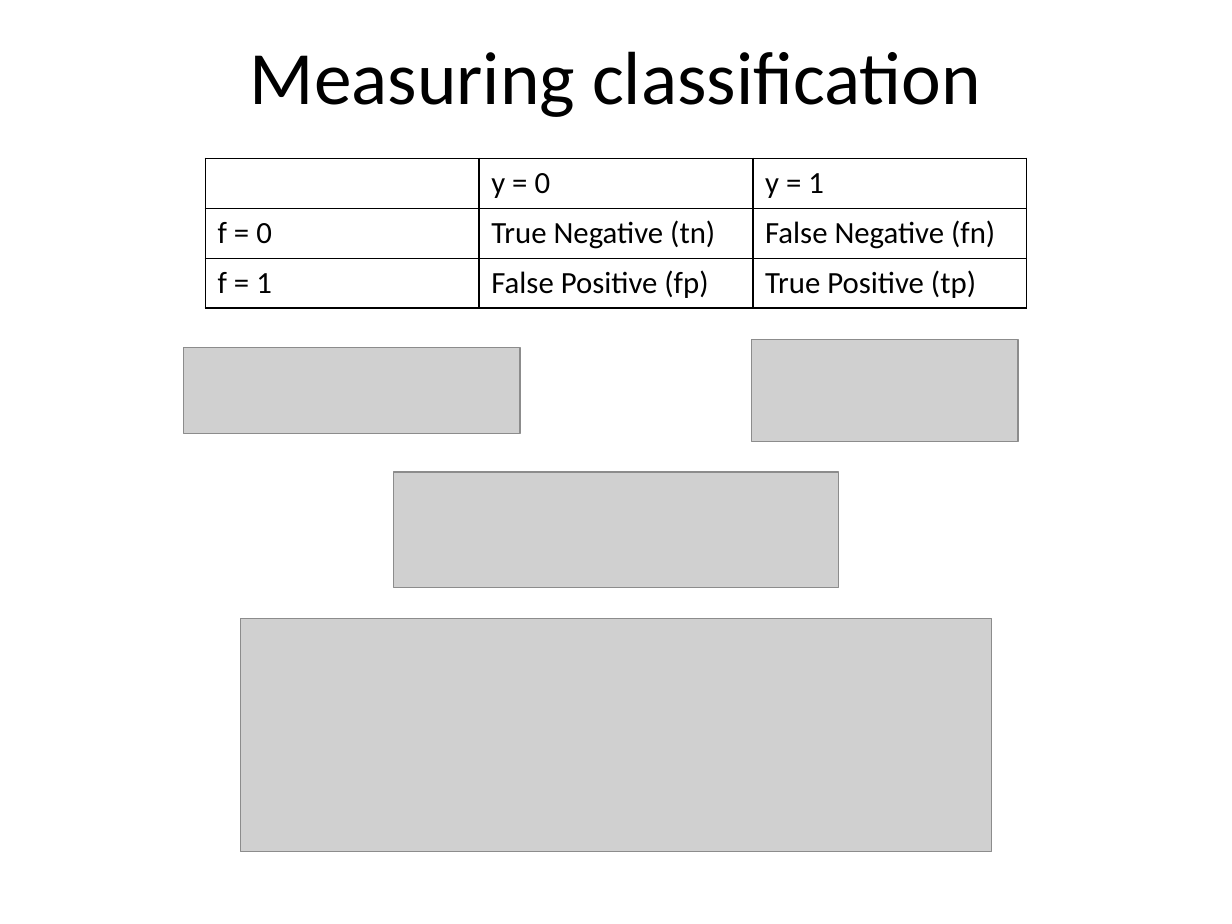
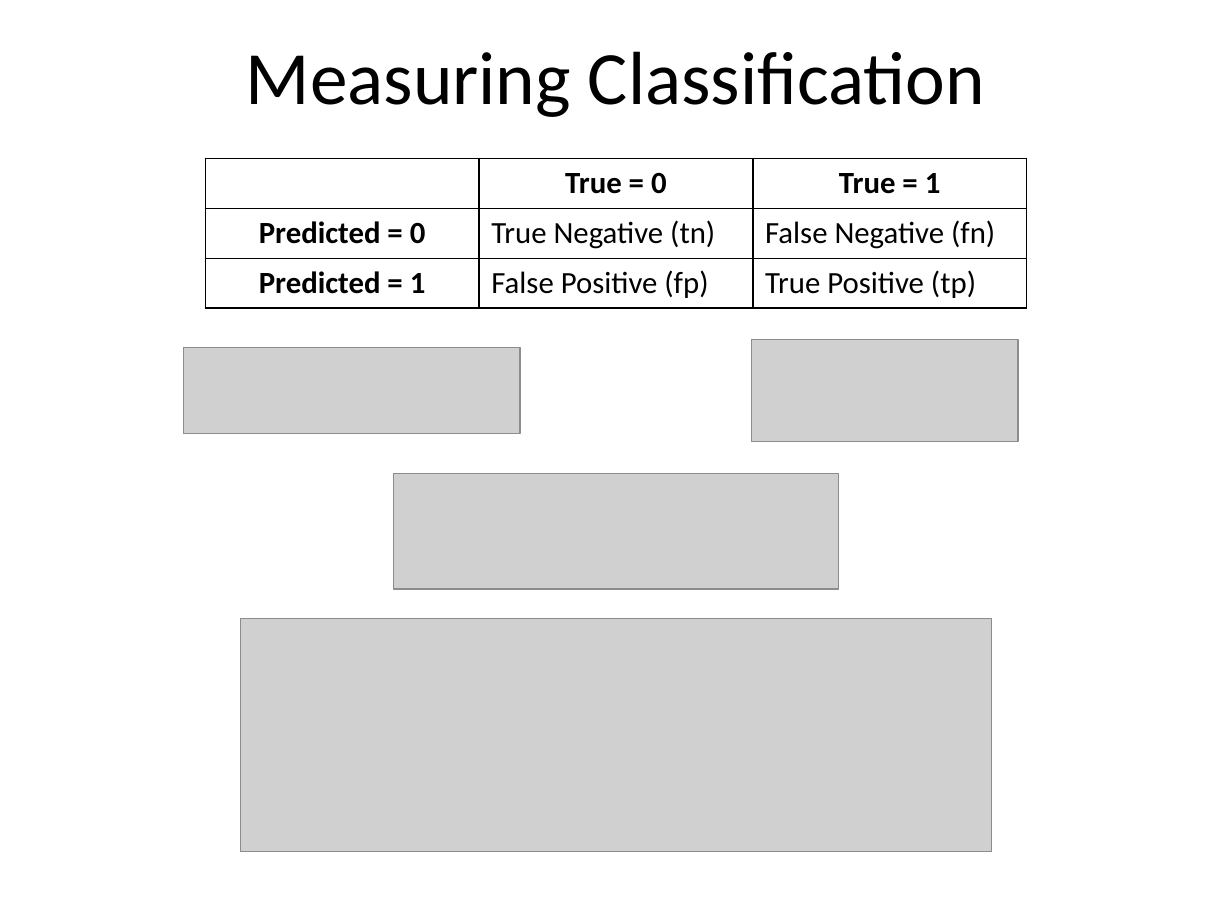
Before and after one commit to hikushalhere/KDDMeetupPresentation, a slide deck: slide 11 of LogisticRegression.pptx. Drawn at 1232x924 pixels with LibreOffice and Linux fonts; fonts in the diff are those of the drawing; grey boxes stand for pictures. Boxes give left, top, right and bottom in pixels: in the first picture for what was removed or moved away, otherwise in the second. Text is boxed around its words. In the diff, an @@ line names an element or a change of style, - is before the commit and + after.

```diff
--- a/LogisticRegression.pptx
+++ b/LogisticRegression.pptx
@@ title at <box>246,51,985,117</box>: text changed @@
-Measuring classification
+Measuring Classification
@@ table at <box>206,158,1026,308</box> @@
-row 1, column 2: y = 0
+row 1, column 2: True = 0
-row 1, column 3: y = 1
+row 1, column 3: True = 1
-row 2, column 1: f = 0
+row 2, column 1: Predicted = 0
-row 3, column 1: f = 1
+row 3, column 1: Predicted = 1
```
Also in this commit, not shown: 4 other slides changed.
